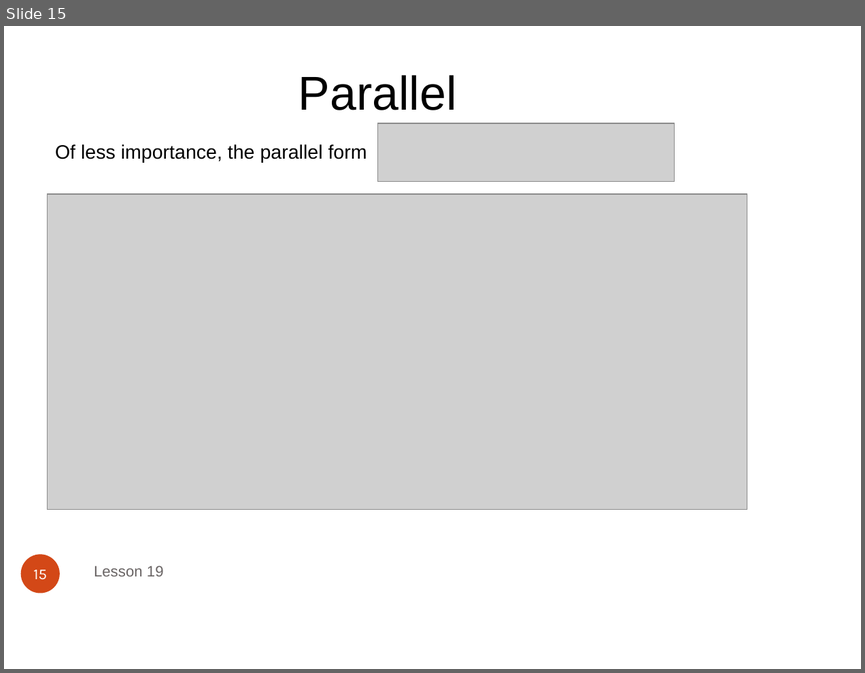
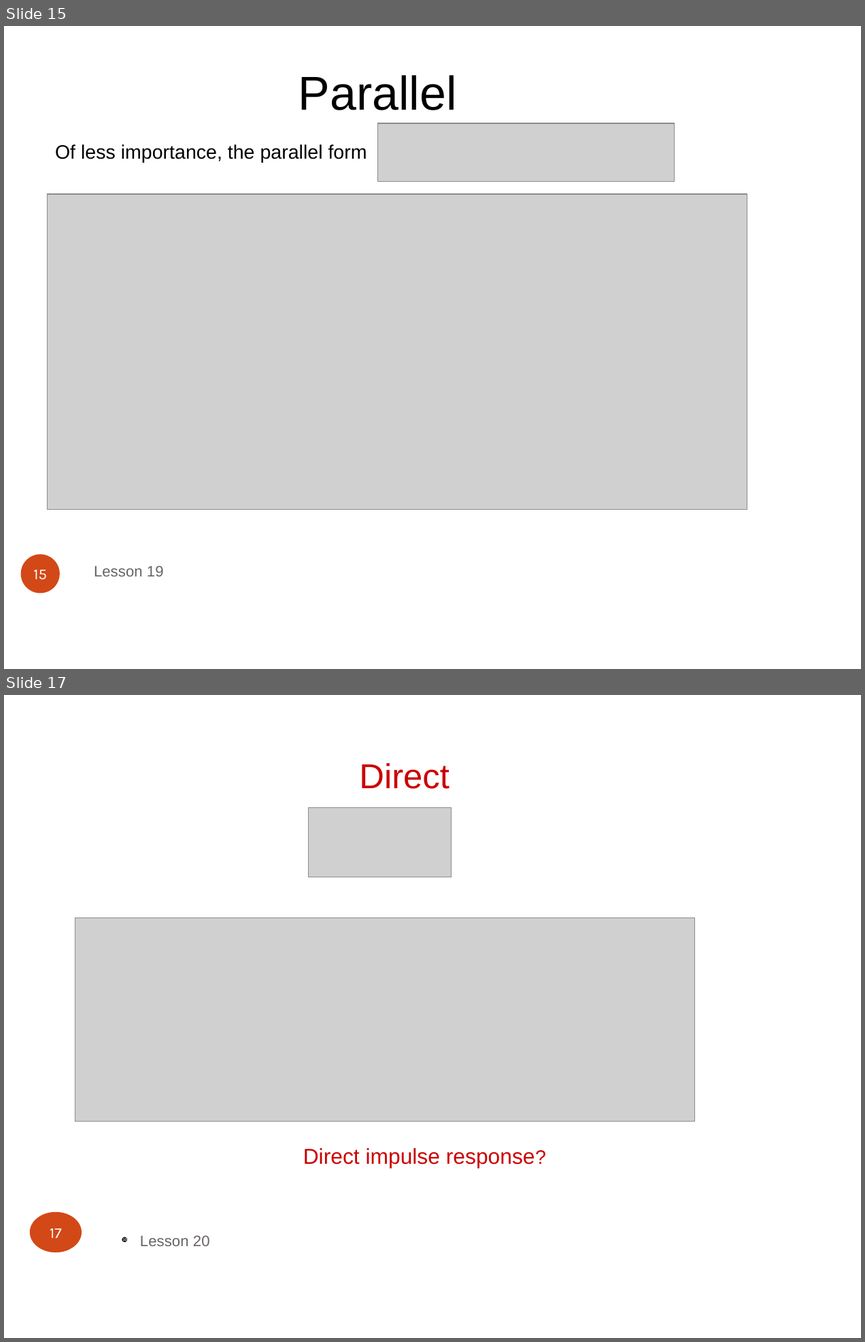
Before and after one commit to makslevental/school_work, a slide deck: summer2015/dsp/exam3/wiring_diagrams.odp. Shown one above the other, each under a label of ours: slide 15 before the commit, slides 15 and 17 after it; the slides between them are not shown. The pictures are 865x673 and 865x1342 pixels, drawn with LibreOffice and Linux fonts; fonts in the diff are those of the drawing; grey boxes stand for pictures. Boxes give left, top, right and bottom in pixels: in the first picture for what was removed or moved away, otherwise in the second. Text is boxed around its words. In the diff, an @@ line names an element or a change of style, - is before the commit and + after.

```diff
--- a/summer2015/dsp/exam3/wiring_diagrams.odp
+++ b/summer2015/dsp/exam3/wiring_diagrams.odp
@@ slide 17 added at bbox=[4, 695, 861, 1338], background #FFFFFF @@
@@ title added at bbox=[359, 763, 449, 789], 32 pt, text #CC0000 @@
+Direct
@@ picture added at bbox=[309, 808, 451, 877] @@
@@ picture added at bbox=[75, 918, 695, 1121] @@
@@ text added at bbox=[303, 1148, 535, 1167], 20 pt, text #CC0000 @@
+Direct impulse response?
@@ page number added at bbox=[30, 1212, 82, 1253], fill #D34817, 14 pt, text #FFFFFF @@
+17
@@ text added at bbox=[140, 1235, 210, 1246], 14 pt, text #696464 @@
+❿ Lesson 20
```
Also in this commit, not shown: 2 other slides added, 2 other files.
